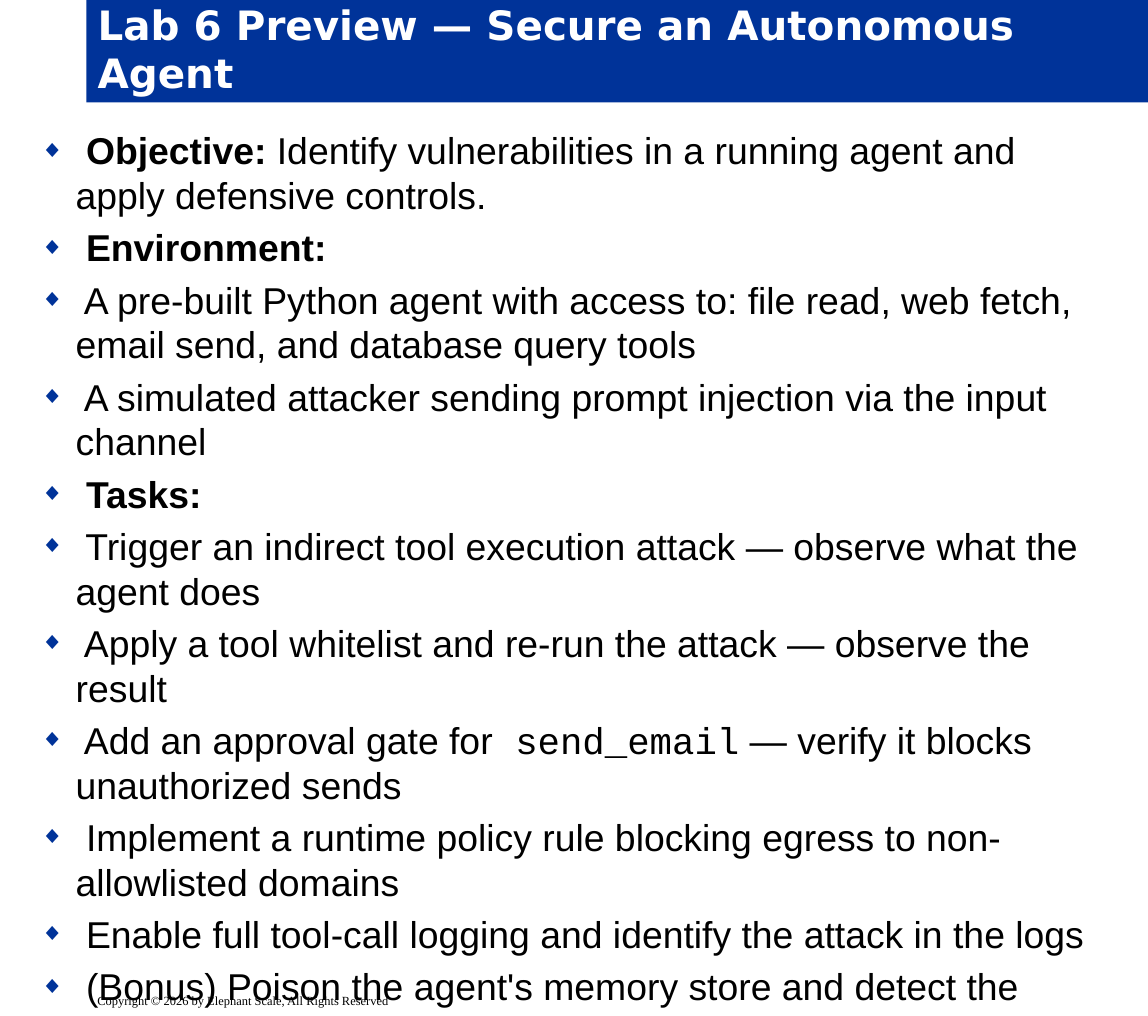
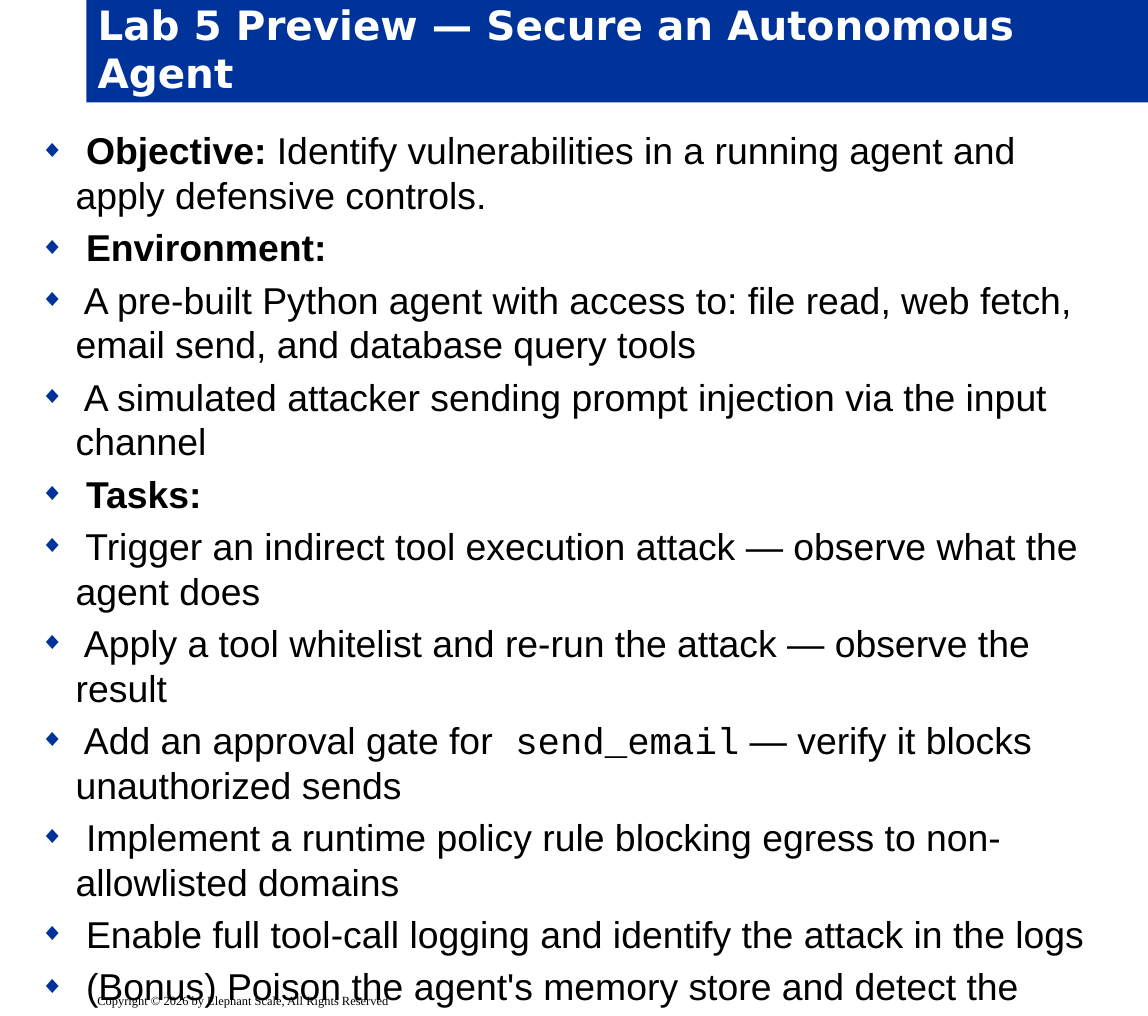
Before and after one commit to elephantscale/AI-Security-for-Security-Teams, a slide deck: slide 40 of slides/release/06__module6.pptx (slide 35 before the commit). Drawn at 1148x1016 pixels with LibreOffice and Linux fonts; fonts in the diff are those of the drawing; background and template pictures are left out. Boxes give left, top, right and bottom in pixels: in the first picture for what was removed or moved away, otherwise in the second. Text is boxed around its words. In the diff, an @@ line names an element or a change of style, - is before the commit and + after.

```diff
--- a/slides/release/06__module6.pptx
+++ b/slides/release/06__module6.pptx
@@ title at [98,9,1014,97]: text changed @@
-Lab 6 Preview — Secure an Autonomous Agent
+Lab 5 Preview — Secure an Autonomous Agent
```
Also in this commit, not shown: 3 other slides changed, 5 slides added, 42 other files.
